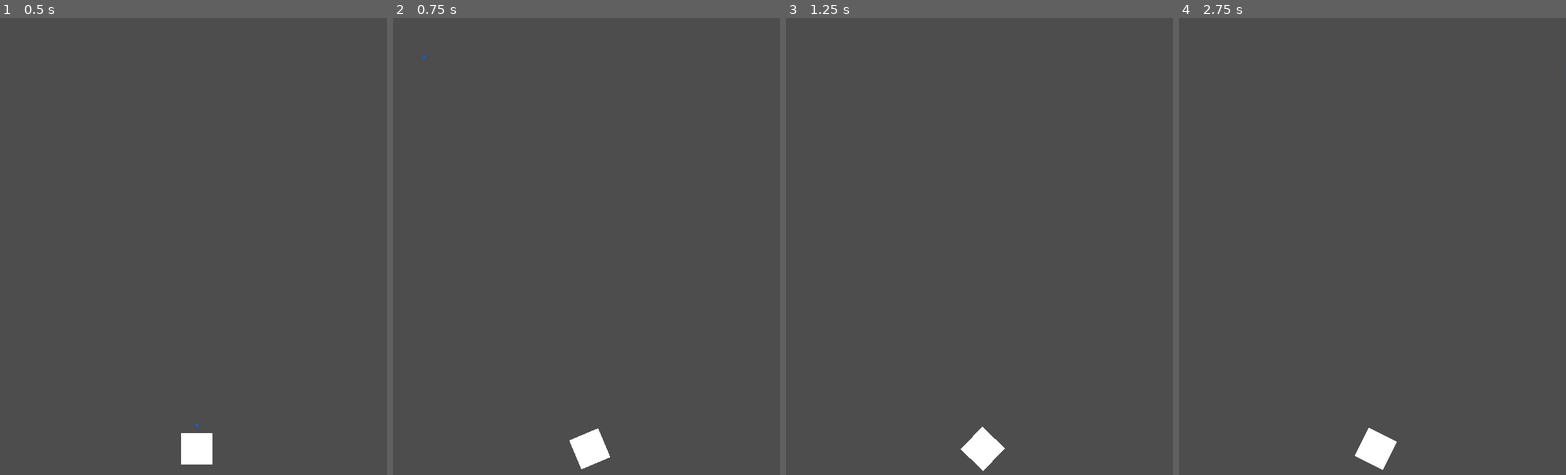
Above: before the commit, frames 1-4 (left to right).
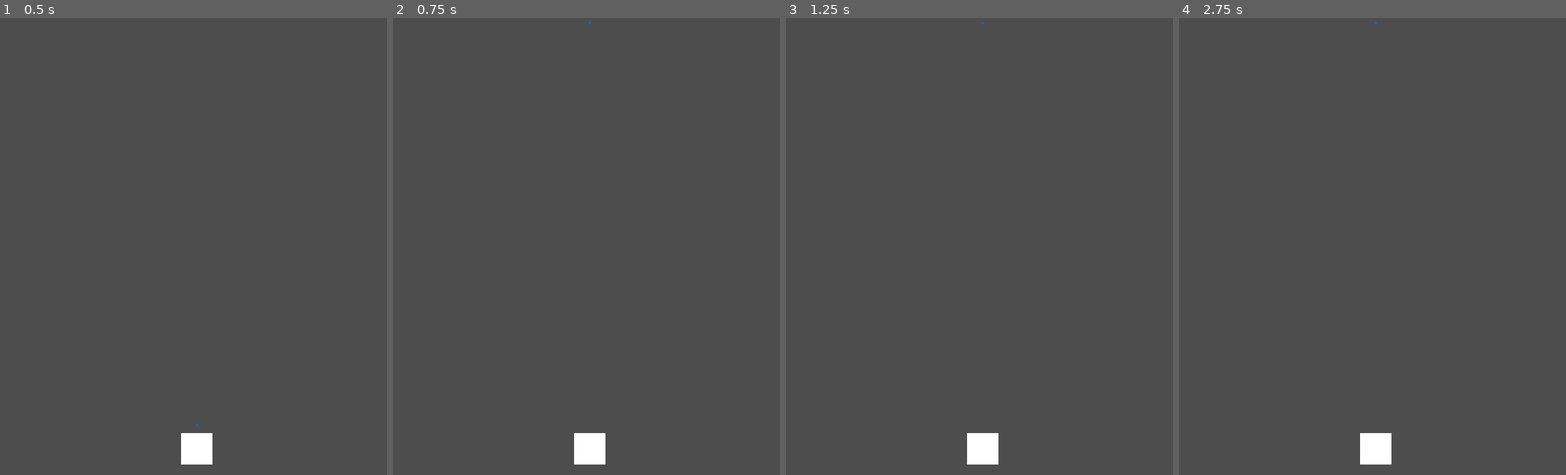
Above: after the commit, the same moments.

Repository: AndrewJDGalga/ggj2024
Game: Godot game, scene res://levels/testaj.tscn
Same seed, same stepped clock (60 frames per second), same inputs: the game is played once before the commit and once after it. The project has no main scene, so this scene is started directly.
Inputs:
- Up to frame 1 (0.5 s): no input
- Up to frame 2 (0.75 s): tap Enter at 0.5 s; hold Up (action1) from 0.53 s (still down)
- Up to frame 3 (1.25 s): keep holding Up (action1)
- Up to frame 4 (2.75 s): tap Space at 1.25 s; release Up (action1) at 1.28 s; tap Up (action1) at 1.35, 2.3 s; tap Enter at 2 s; hold Down (action2) from 2.03 s (still down)

Frame 1 is identical in both runs. In frame 2, 0.2% of the frame differs, in the area x 7-57%, y 0-99%; in frame 3, 0.2%, in the area x 45-57%, y 0-100%; in frame 4, 0.2%.

Commit message:
looping power gain behavior

Diff:
--- a/entities/curtis.gd
+++ b/entities/curtis.gd
@@ -3,9 +3,11 @@
 @onready var lure = $fishing_lure
 @export var game_manager:Game_Manager
 @export var turn_speed := 2.0
-@export var y_limit := -650
 ##rotation limit for player's line
 @export var line_degree_limit := 45.0
+@export var pow_gain_rate := 300.0
+var cur_throw_power := 0.0
+var gain_power := true
 
 func _physics_process(delta):
 	if game_manager:
@@ -14,6 +16,16 @@
 				if Input.is_action_just_pressed("action1") && Input.is_action_just_pressed("action2"):
 					game_manager.cur_state = game_manager.PLAY_STATE.CASTING
 				turn_for_casting(delta)
+			game_manager.PLAY_STATE.POWER:
+				if gain_power:
+					cur_throw_power -= pow_gain_rate * delta
+				if !gain_power:
+					cur_throw_power += pow_gain_rate * delta
+				if cur_throw_power <= game_manager.lure_y_limit:
+					gain_power = false
+				if cur_throw_power >= 0:
+					gain_power = true
+				print(cur_throw_power)
 			game_manager.PLAY_STATE.CASTING:
 				pass
 			game_manager.PLAY_STATE.CATCHING:
@@ -22,7 +34,7 @@
 	#turn_for_casting(delta)
 
 	if Input.is_action_pressed("action1"):
-		lure.position.y = y_limit
+		lure.position.y = game_manager.lure_y_limit
 
 func turn_for_casting(delta):
 	if Input.is_action_pressed("action1") && rotation_degrees > -45:
--- a/levels/game_manager.gd
+++ b/levels/game_manager.gd
@@ -3,4 +3,5 @@
 class_name Game_Manager
 
 enum PLAY_STATE {LINE_UP, POWER, ACCURACY, CASTING, CATCHING, STANDUP_SITDOWN, WALKING, WRESTLING}
-var cur_state : PLAY_STATE = PLAY_STATE.LINE_UP
+var cur_state : PLAY_STATE = PLAY_STATE.POWER
+@export var lure_y_limit := -650
